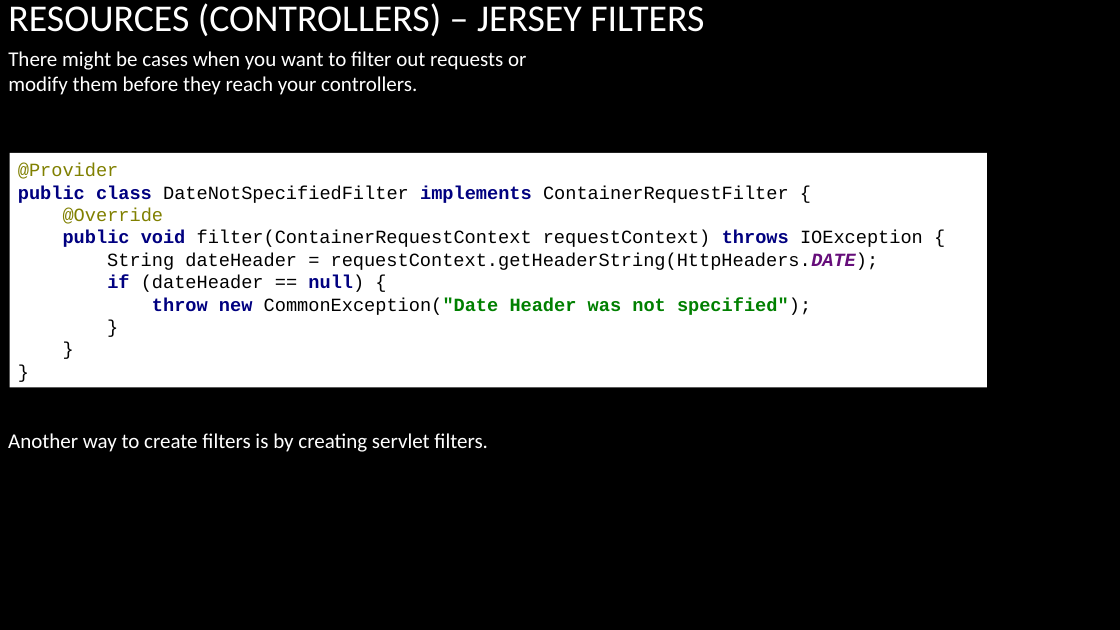
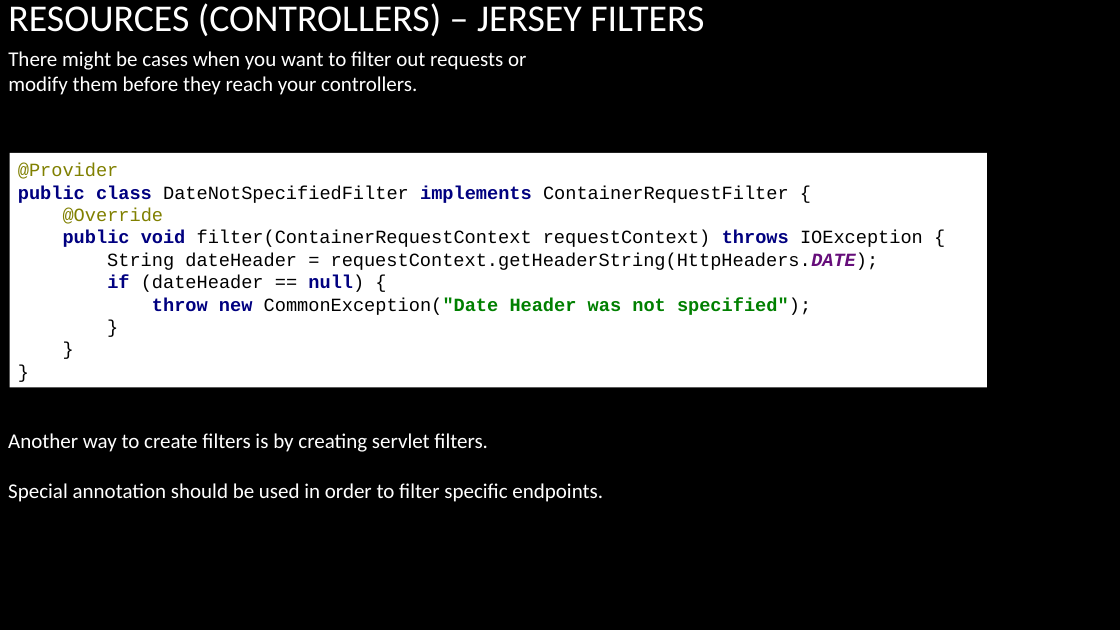
Before and after one commit to arenat/wiza_1, a slide deck: slide 26 of wiza.pptx (slide 23 before the commit). Drawn at 1120x630 pixels with LibreOffice and Linux fonts; fonts in the diff are those of the drawing; background and template pictures are left out. Boxes give left, top, right and bottom in pixels: in the first picture for what was removed or moved away, otherwise in the second. Text is boxed around its words. In the diff, an @@ line names an element or a change of style, - is before the commit and + after.

```diff
--- a/wiza.pptx
+++ b/wiza.pptx
@@ text at <box>8,483,603,502</box>: paragraph added @@
+Special annotation should be used in order to filter specific endpoints.
```
Also in this commit, not shown: 10 other slides changed, 7 slides added, 2 other files.
